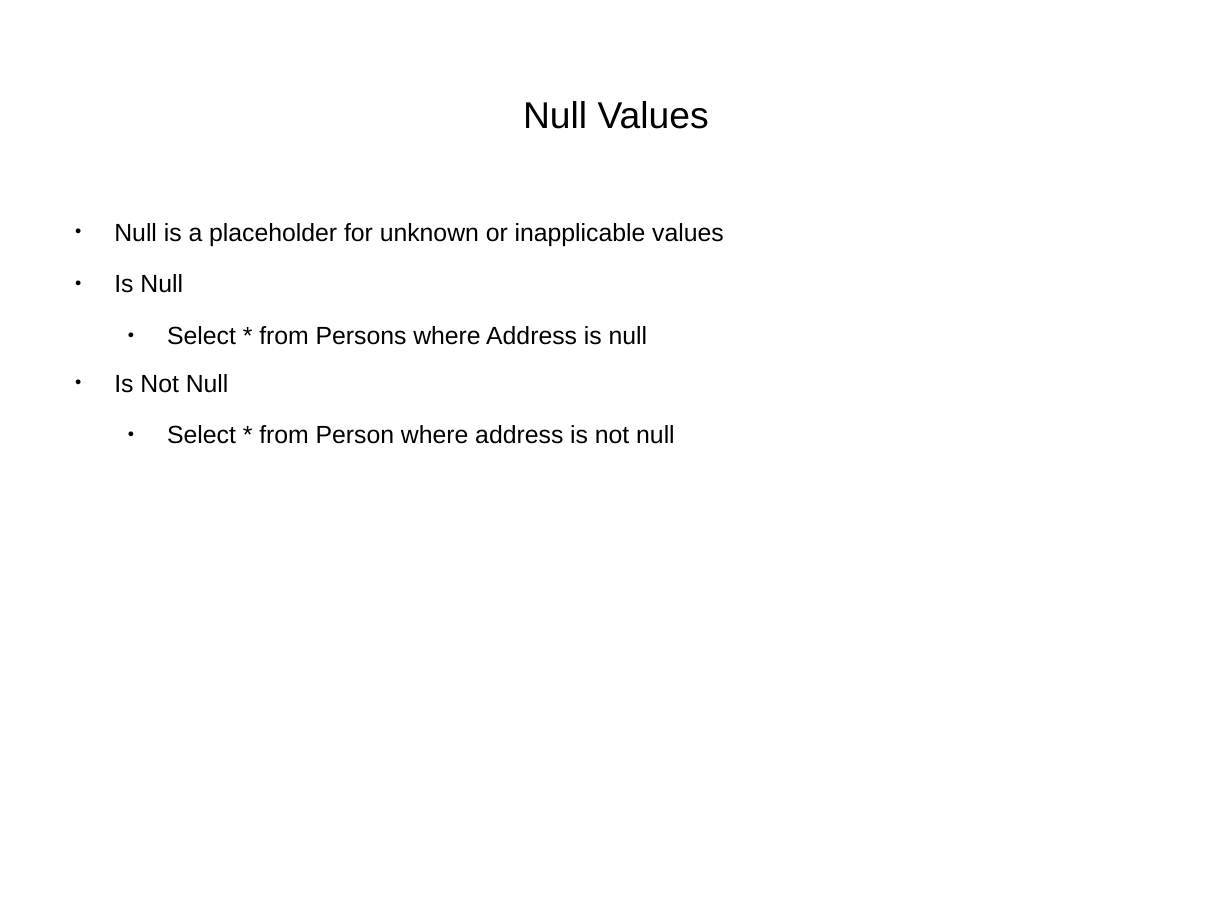
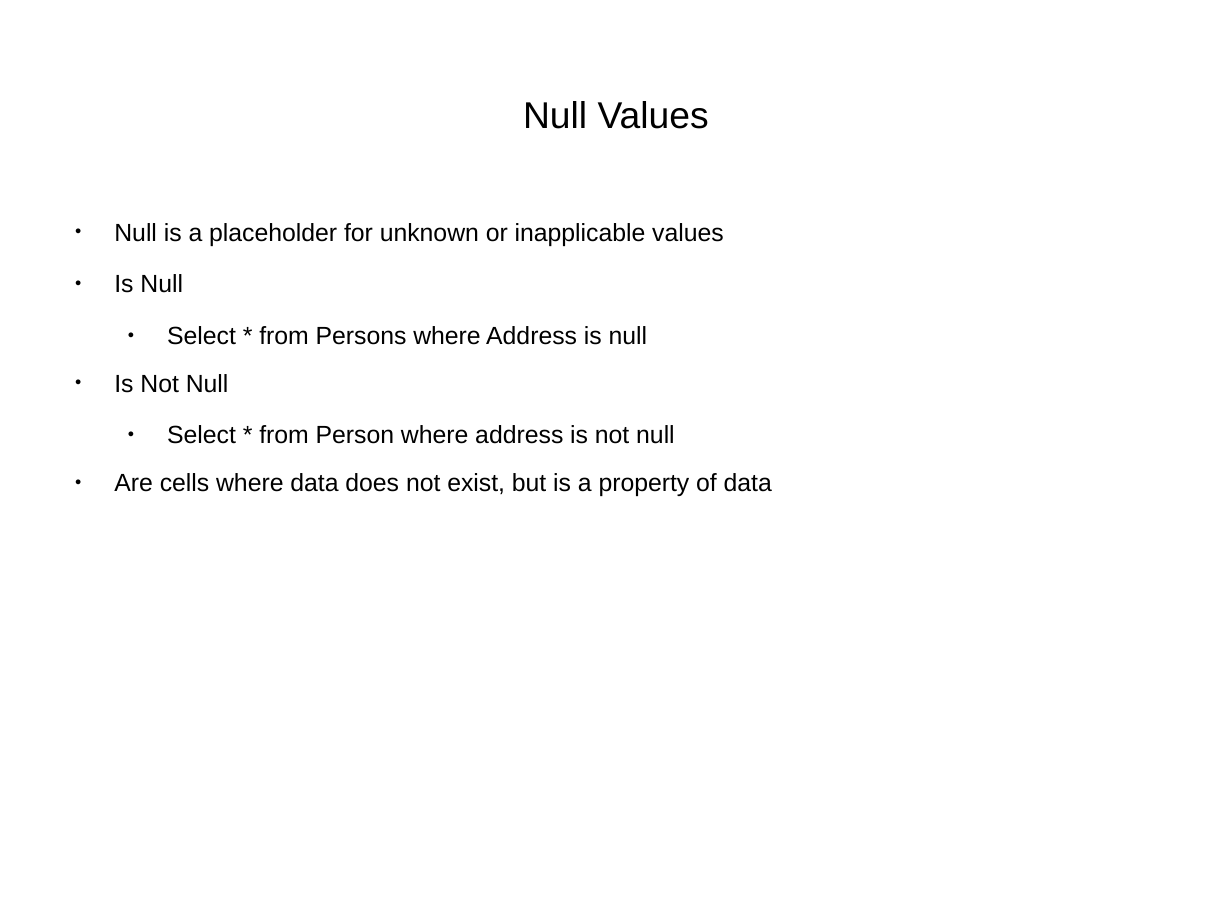
Before and after one commit to CharlesStockman/notesFromCourses, a slide deck: slide 5 of sql/sql.odp (slide 4 before the commit). Drawn at 1232x924 pixels with LibreOffice and Linux fonts; fonts in the diff are those of the drawing. Boxes give left, top, right and bottom in pixels: in the first picture for what was removed or moved away, otherwise in the second. Text is boxed around its words. In the diff, an @@ line names an element or a change of style, - is before the commit and + after.

```diff
--- a/sql/sql.odp
+++ b/sql/sql.odp
@@ text at (114, 473, 772, 496): paragraph added @@
+● Are cells where data does not exist, but is a property of data
```
Also in this commit, not shown: 7 other slides changed, 13 slides added, 5 slides removed, 19 other files.
